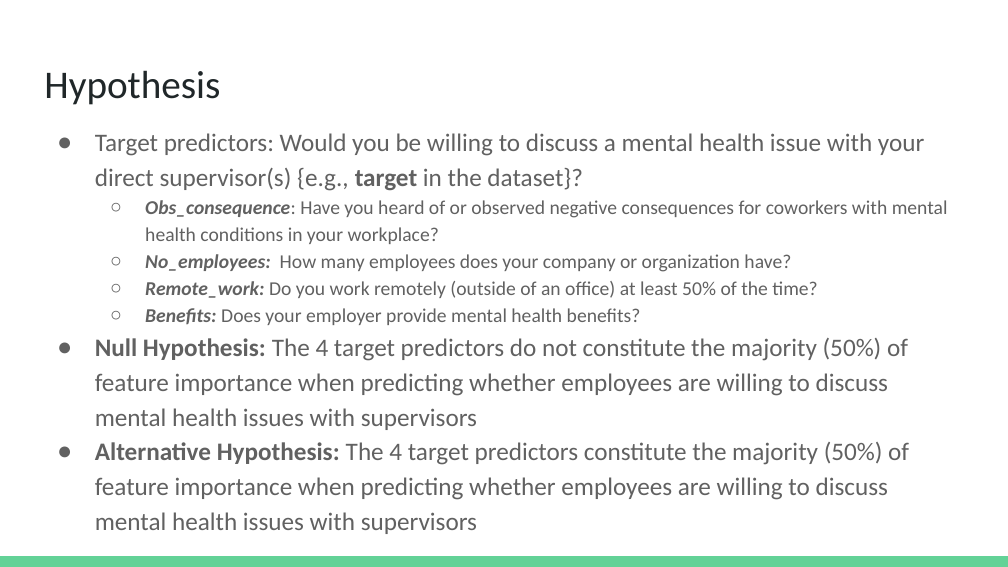
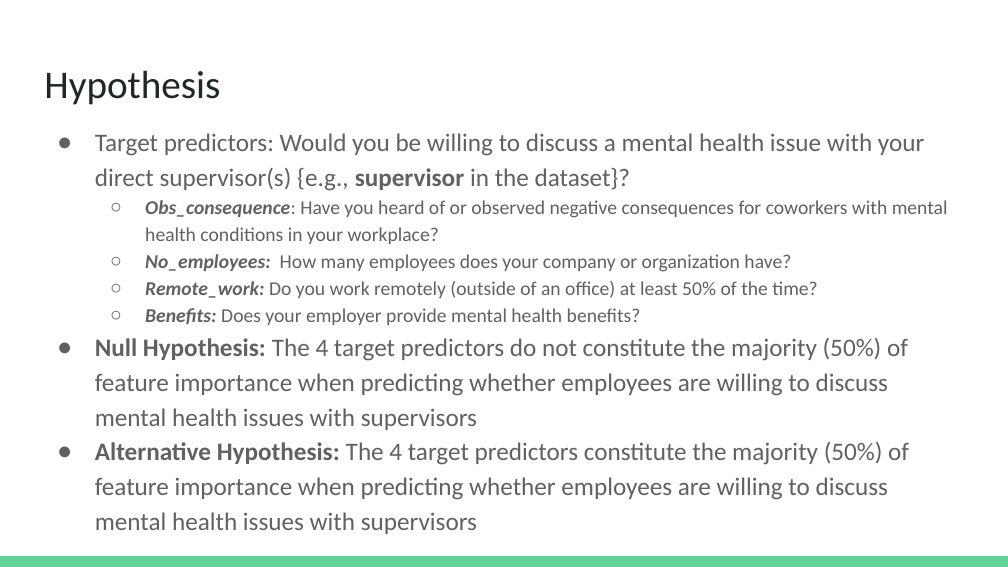
Before and after one commit to ncanna/DS_4002, a slide deck: slide 6 of Week_One/Presentations/GroupFour_DS4002_DataOverview&Hypothesis.pptx. Drawn at 1008x567 pixels with LibreOffice and Linux fonts; fonts in the diff are those of the drawing. Boxes give left, top, right and bottom in pixels: in the first picture for what was removed or moved away, otherwise in the second. Text is boxed around its words. In the diff, an @@ line names an element or a change of style, - is before the commit and + after.

Commit message:
Update Presentations

```diff
--- a/Week_One/Presentations/GroupFour_DS4002_DataOverview&Hypothesis.pptx
+++ b/Week_One/Presentations/GroupFour_DS4002_DataOverview&Hypothesis.pptx
@@ text at (95,133,924,191): text changed @@
-● Target predictors: Would you be willing to discuss a mental health issue with your direct supervisor(s) {e.g., target in the dataset}?
+● Target predictors: Would you be willing to discuss a mental health issue with your direct supervisor(s) {e.g., supervisor in the dataset}?
```
Also in this commit, not shown: 1 other file.
